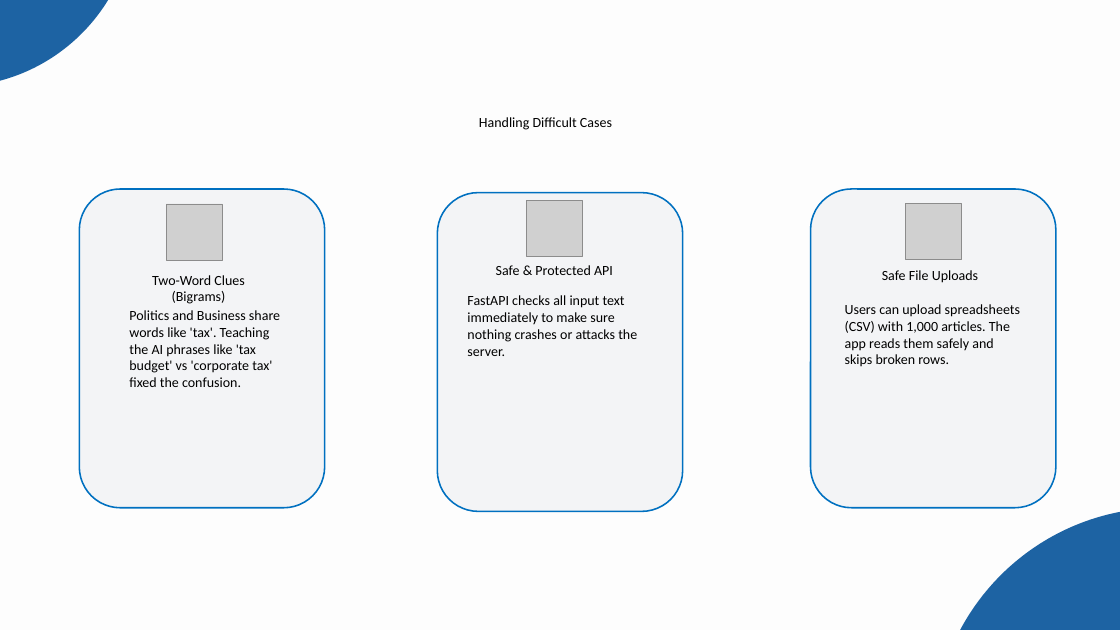
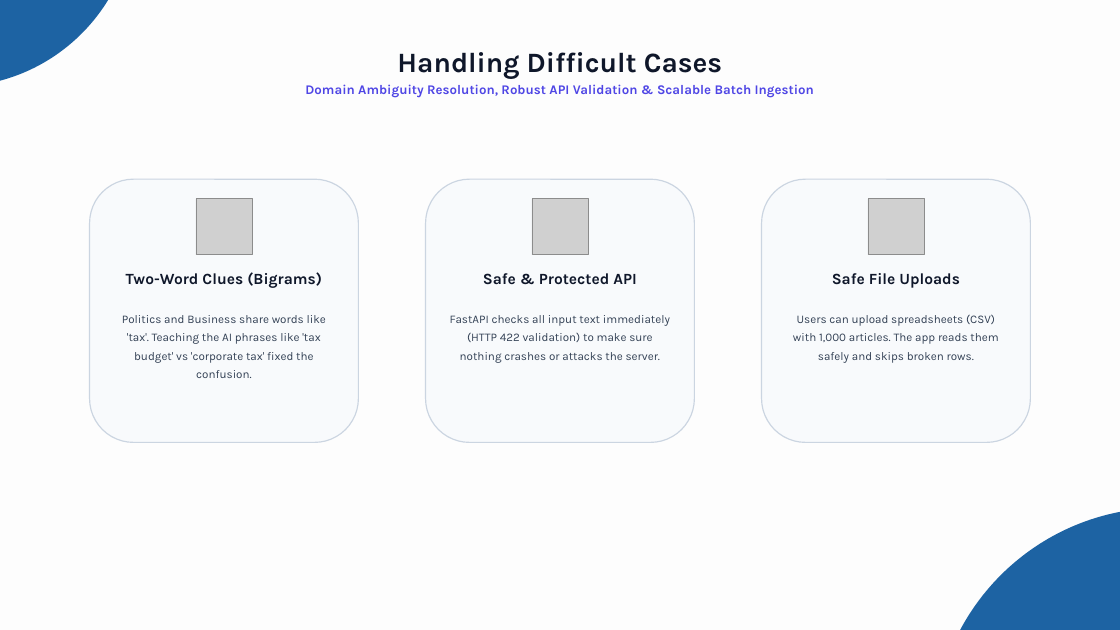
Before and after one commit to Abhijeet0848/NewsLens, a slide deck: slide 12 of docs/NewsScope_Presentation.pptx. Drawn at 1120x630 pixels with LibreOffice and Linux fonts; fonts in the diff are those of the drawing; grey boxes stand for pictures. Boxes give left, top, right and bottom in pixels: in the first picture for what was removed or moved away, otherwise in the second. Text is boxed around its words. In the diff, an @@ line names an element or a change of style, - is before the commit and + after.

```diff
--- a/docs/NewsScope_Presentation.pptx
+++ b/docs/NewsScope_Presentation.pptx
@@ text "Handling Difficult Cases": place and size @@
-text "Handling Difficult Cases" at box(479, 117, 612, 130)
+text "Handling Difficult Cases" at box(305, 52, 814, 98)
@@ text at box(397, 52, 722, 79): size 18 to 36 pt, font Calibri to Karla, text colour #000000 to #0F172A, bold on in "Handling Difficult Cases"; line spacing 79pt to 1; more space between paragraphs @@
@@ text at box(305, 84, 814, 98): paragraph added @@
+Domain Ambiguity Resolution, Robust API Validation & Scalable Batch Ingestion
@@ rounded rectangle: place and size @@
-rounded rectangle at box(80, 189, 325, 508)
+rounded rectangle at box(90, 179, 358, 442)
@@ rounded rectangle: place and size @@
-rounded rectangle at box(437, 193, 683, 511)
+rounded rectangle at box(426, 179, 694, 442)
@@ fill #F3F4F6 to #F8FAFC; outline #0070C0 2 pt to #CBD5E1 1.5 pt in 3 elements at box(426, 179, 694, 442), box(90, 179, 358, 442), box(762, 179, 1030, 442) @@
@@ rounded rectangle: place and size @@
-rounded rectangle at box(810, 189, 1056, 507)
+rounded rectangle at box(762, 179, 1030, 442)
@@ picture: place and size @@
-picture at box(166, 204, 222, 260)
+picture at box(196, 199, 252, 255)
@@ picture: place and size @@
-picture at box(526, 200, 582, 256)
+picture at box(532, 199, 588, 255)
@@ picture: place and size @@
-picture at box(905, 203, 961, 259)
+picture at box(868, 199, 924, 255)
@@ size 18 to 20 pt, font Calibri to Karla, text colour #000000 to #0F172A, bold on in 3 elements at box(832, 273, 960, 288), box(483, 273, 636, 285), box(126, 272, 322, 288) @@
@@ text "Two-Word Clues (Bigrams)": place and size @@
-text "Two-Word Clues (Bigrams)" at box(152, 275, 244, 304)
+text "Two-Word Clues (Bigrams)" at box(126, 272, 322, 288)
@@ text "Safe & Protected API": place and size @@
-text "Safe & Protected API" at box(496, 265, 613, 275)
+text "Safe & Protected API" at box(483, 273, 636, 285)
@@ text "Safe File Uploads": place and size @@
-text "Safe File Uploads" at box(882, 270, 978, 283)
+text "Safe File Uploads" at box(832, 273, 960, 288)
@@ text "Politics and Business share words ...": place and size @@
-text "Politics and Business share words ..." at box(129, 310, 280, 387)
+text "Politics and Business share words ..." at box(122, 315, 326, 378)
@@ text "Politics and Business share words ..." at box(122, 315, 326, 378): size 18 to 15 pt, font Calibri to Karla, text colour #000000 to #334155; alignment left to centre; line spacing 1 to 1.3 @@
@@ text at box(450, 315, 670, 363): text changed; size 18 to 15 pt; font Calibri to Karla; text colour #000000 to #334155 @@
-FastAPI checks all input text immediately to make sure nothing crashes or attacks the server.
+FastAPI checks all input text immediately (HTTP 422 validation) to make sure nothing crashes or attacks the server.
@@ text "Users can upload spreadsheets (CSV) ..." at box(793, 314, 998, 363): size 18 to 15 pt, font Calibri to Karla, text colour #000000 to #334155; alignment left to centre; line spacing 1 to 1.3 @@
@@ text "Users can upload spreadsheets (CSV) ...": place and size @@
-text "Users can upload spreadsheets (CSV) ..." at box(845, 304, 1020, 367)
+text "Users can upload spreadsheets (CSV) ..." at box(793, 314, 998, 363)
```
Also in this commit, not shown: 2 other files.
